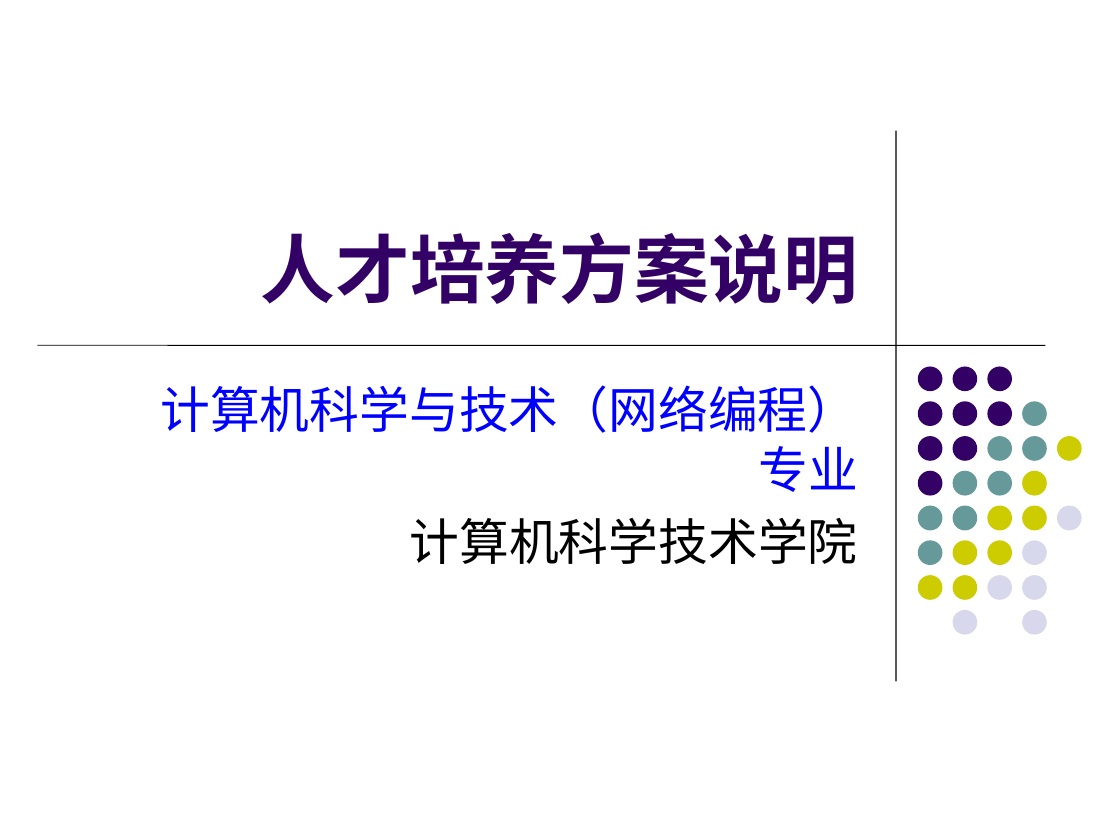
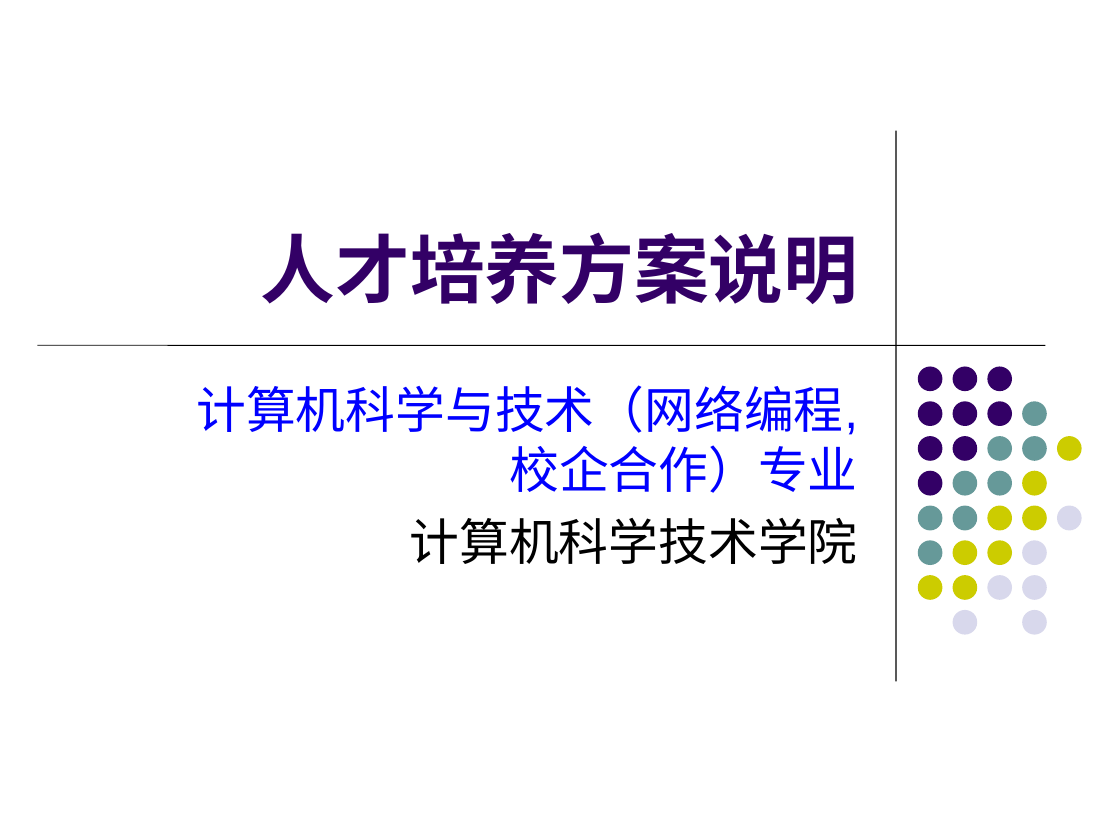
Before and after one commit to ciecclm/2016-, a slide deck: slide 1 of 网络编程培养方案汇报.ppt. Drawn at 1120x840 pixels with LibreOffice and Linux fonts; fonts in the diff are those of the drawing. Boxes give left, top, right and bottom in pixels: in the first picture for what was removed or moved away, otherwise in the second. Text is boxed around its words. In the diff, an @@ line names an element or a change of style, - is before the commit and + after.

```diff
--- a/网络编程培养方案汇报.ppt
+++ b/网络编程培养方案汇报.ppt
@@ subtitle "计算机科学与技术（网络编程,校企合作）专业": place and size @@
-subtitle "计算机科学与技术（网络编程,校企合作）专业" at [160,385,858,564]
+subtitle "计算机科学与技术（网络编程,校企合作）专业" at [196,385,858,564]
@@ subtitle at [196,385,858,493]: text changed @@
-计算机科学与技术（网络编程）专业
+计算机科学与技术（网络编程,校企合作）专业
```
Also in this commit, not shown: 4 other slides changed, 3 slides added, 1 slide removed, 1 other file.
